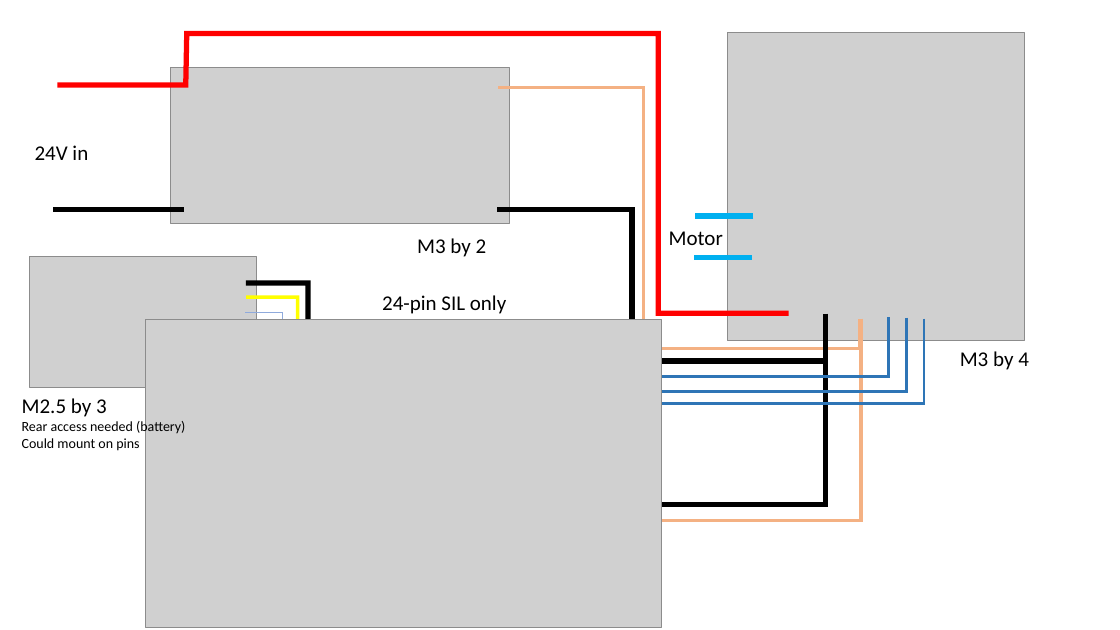
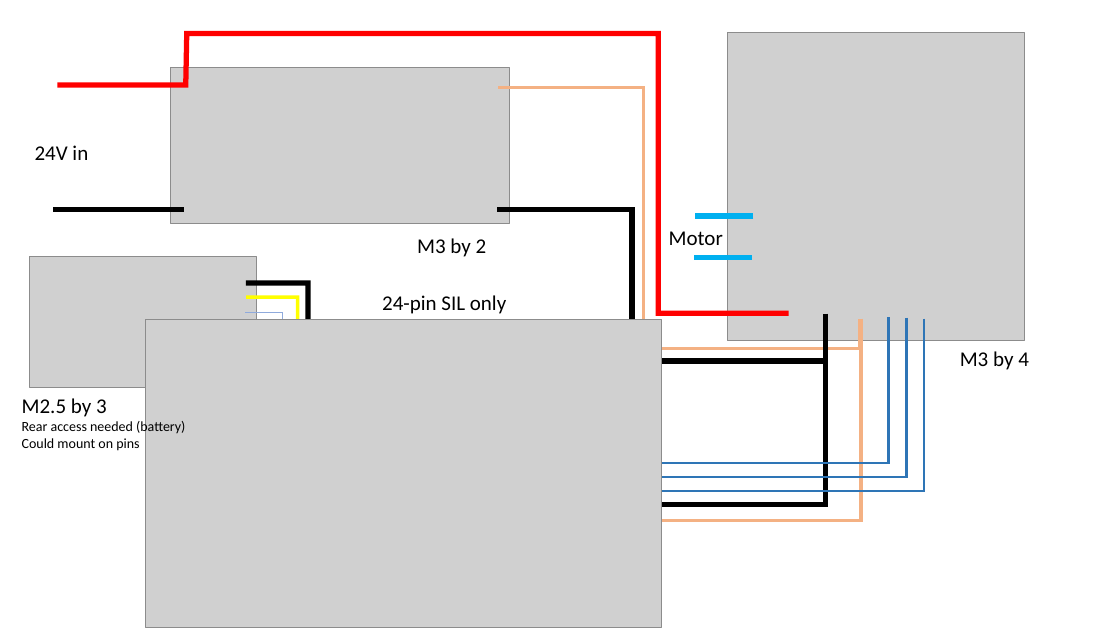
Before and after one commit to MikeEllis-T67M/DGclock, a slide deck: slide 1 of Wiring diagram.pptx. Drawn at 1120x630 pixels with LibreOffice and Linux fonts; fonts in the diff are those of the drawing; grey boxes stand for pictures. Boxes give left, top, right and bottom in pixels: in the first picture for what was removed or moved away, otherwise in the second. Text is boxed around its words. In the diff, an @@ line names an element or a change of style, - is before the commit and + after.

```diff
--- a/Wiring diagram.pptx
+++ b/Wiring diagram.pptx
@@ freeform shape: place and size @@
-freeform shape at bbox=[623, 318, 889, 376]
+freeform shape at bbox=[660, 318, 889, 463]
@@ freeform shape: place and size @@
-freeform shape at bbox=[585, 318, 924, 403]
+freeform shape at bbox=[660, 318, 924, 491]
@@ freeform shape: place and size @@
-freeform shape at bbox=[585, 318, 907, 392]
+freeform shape at bbox=[660, 318, 907, 477]
```
Also in this commit, not shown: 1 other file.
